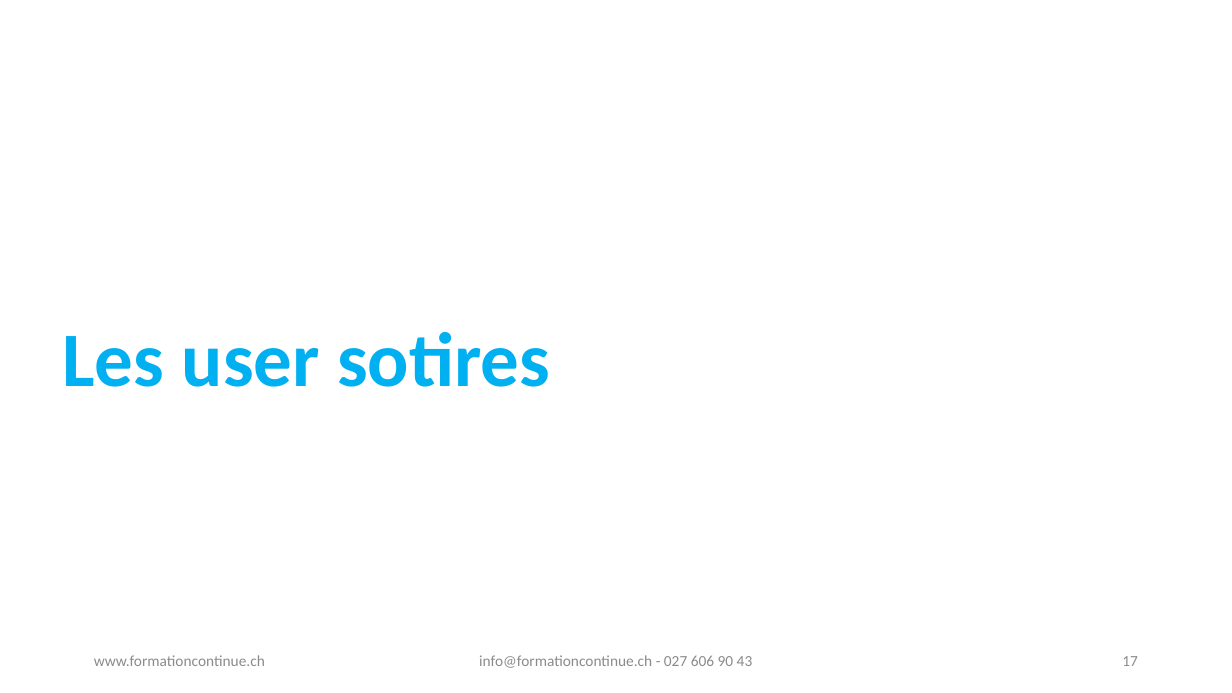
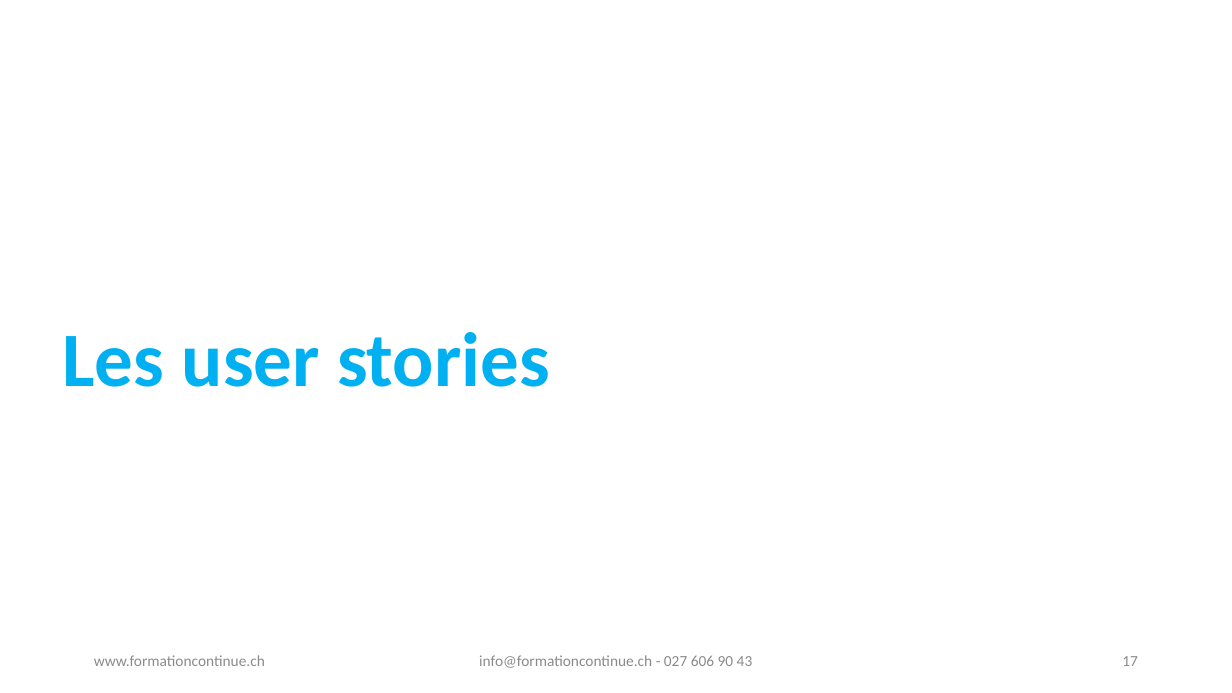
Before and after one commit to ShanoaShades/HES-SO, a slide deck: slide 17 of 01.1 Gestion de projet/01_GestionDeProjet.pptx. Drawn at 1232x693 pixels with LibreOffice and Linux fonts; fonts in the diff are those of the drawing; background and template pictures are left out. Boxes give left, top, right and bottom in pixels: in the first picture for what was removed or moved away, otherwise in the second. Text is boxed around its words. In the diff, an @@ line names an element or a change of style, - is before the commit and + after.

```diff
--- a/01.1 Gestion de projet/01_GestionDeProjet.pptx
+++ b/01.1 Gestion de projet/01_GestionDeProjet.pptx
@@ title at box(62, 332, 550, 387): text changed @@
-Les user sotires
+Les user stories
```
Also in this commit, not shown: 40 other files.
